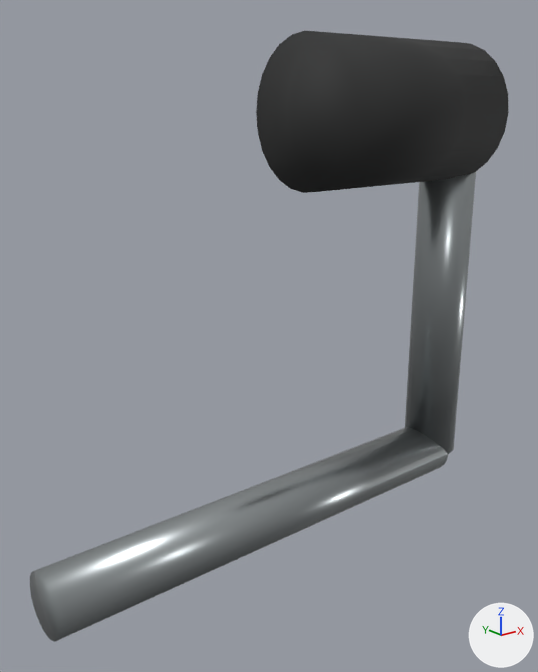
Renders of the Blender file source/rods.blend from each side of a commit.
One viewpoint serves both versions: a camera (50 mm lens) standing at (-0.0183, -0.0528, 0.04) and looking at (0.0242, 0.0003, 0.0187). The axes (+X, +Y, +Z) are drawn at lower right. The lights are the same throughout. The picture after the commit comes second.

Script lines for the objects in view, before the commit:
```python
me_cone_583 = bpy.data.meshes.new('Cone.583')
me_cone_583.from_pydata(...)  # a 24-sided cylinder along z spanning x -0.003..0.003, y -0.003..0.003, z -0.0245..0.0245, material slot 0; a 24-sided cylinder along y spanning x -0.003..0.003, y 0.0..0.039, z 0.0215..0.0275, material slot 0; a 24-sided cylinder along z spanning x -0.007..0.007, y 0.032..0.046, z 0.0035..0.0245, material slot 1
me_cone_583.polygons.foreach_set('use_smooth', [True] * 78)
me_cone_583.materials.append(mat_brushed_stainless)  # grey #a6acad
me_cone_583.materials.append(mat_matte_eva)  # black #2c2d2d
ob_fly_direct_crank = bpy.data.objects.new('Fly direct crank', me_cone_583)
ob_fly_direct_crank.location = (0.0245, 0.0, 0.0)
ob_fly_direct_crank.rotation_euler = (1.571, 0.0, 1.571)  # degrees (90, 0, 90)
```
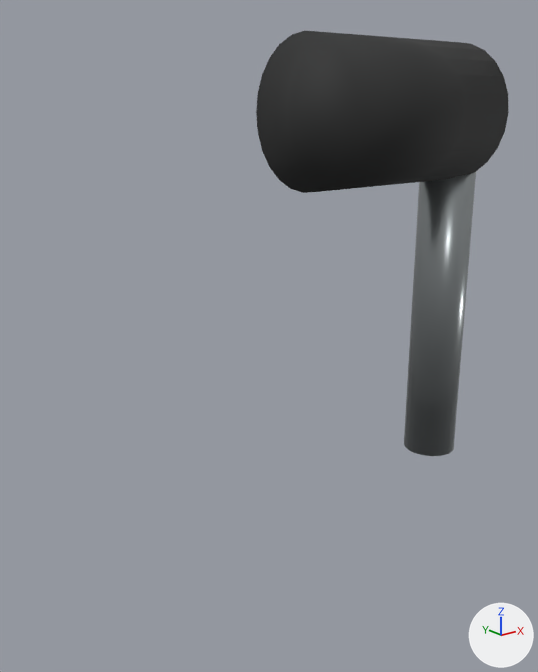
The newer file is also turned or shifted as a whole; pictures and numbers use the older file's frame.

Location of each change, [x1, y1, x2, y2] in pixels of the pictures (538 x 672 px):
```json
{"object": "Fly direct crank", "change": "reshaped", "before": [30, 31, 509, 642], "after": [256, 31, 509, 456], "on screen": "47% narrower, 30% shorter"}
{"part": 1, "of": "me_cone_583", "change": "cut back", "before": [30, 173, 474, 642], "after": [444, 173, 474, 455]}
```

The change, as JSON lines over the scene's bpy script:
```json
{"block": "me_cone_583", "where": "# used by ob_fly_direct_crank; location = (0.0245, 0.0, 0.0); rotation_euler = (1.571, 0.0, 1.571), in degrees (90, 0, 90)"}
{"op": "remove", "block": "me_cone_583", "code": "me_cone_583.from_pydata(...)  # 144 vertices, 78 faces; spans x -0.007..0.007, y -0.003..0.046, z -0.0245..0.0275"}
{"op": "add", "block": "me_cone_583", "code": "me_cone_583.from_pydata(...)  # 96 vertices, 52 faces; spans x -0.007..0.007, y 0.0..0.046, z 0.0035..0.0275"}
{"block": "me_cone_583", "change": "me_cone_583 part 1"}
{"block": "me_cone_583", "change": "48 vertices are removed from x -0.003..0.003, y -0.003..0.003, z -0.0245..0.0245"}
{"block": "me_cone_583", "change": "31 faces are deleted"}
{"block": "me_cone_583", "change": "5 new faces join them, mat_brushed_stainless (grey #a6acad)"}
```
